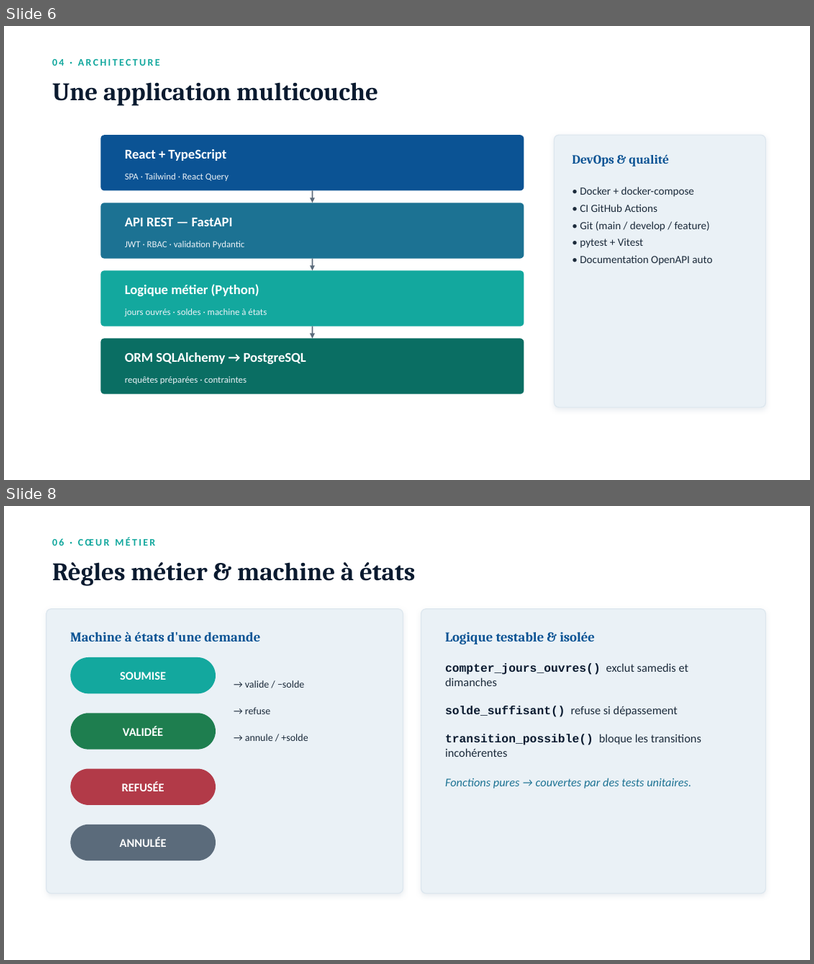
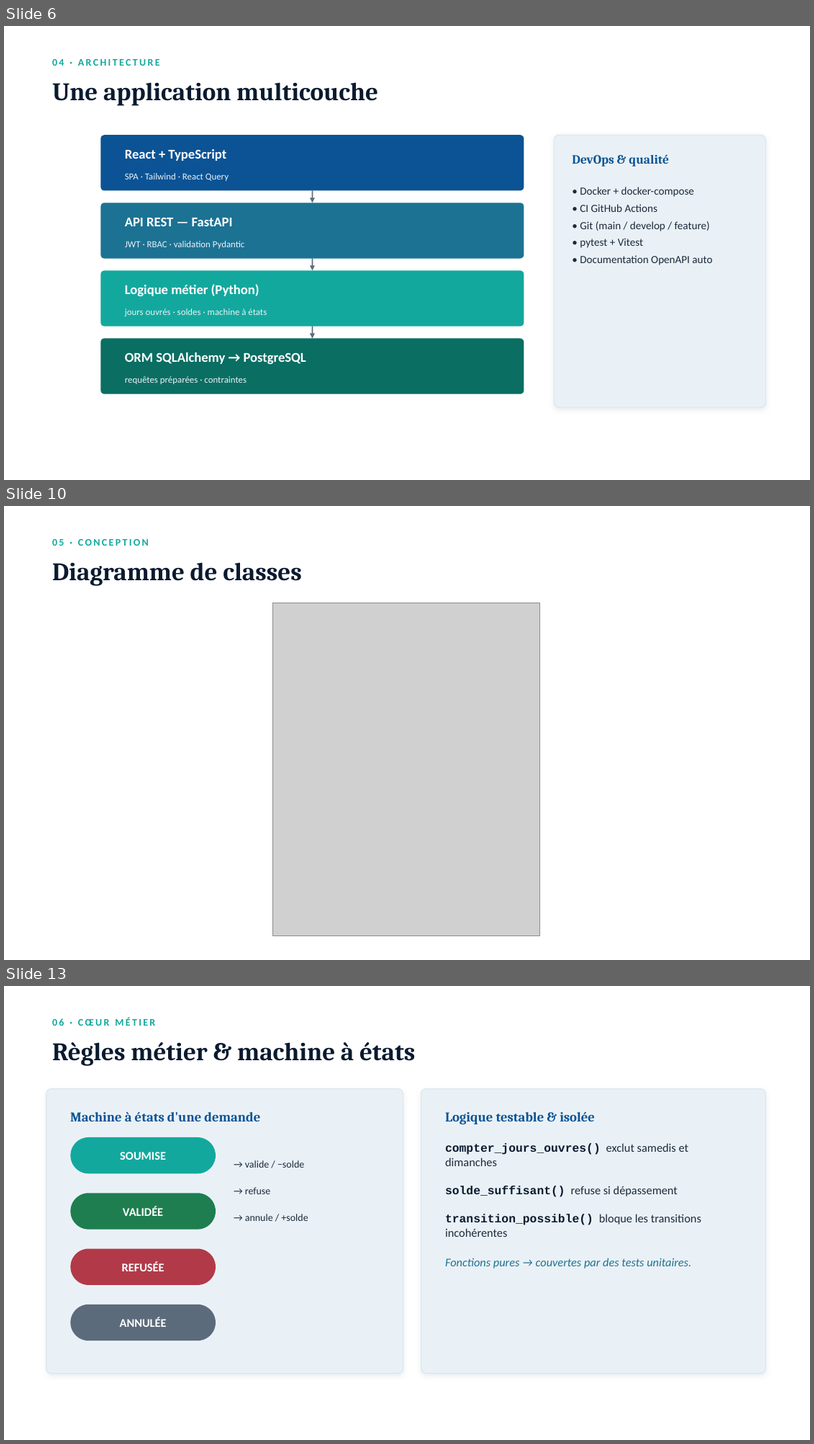
Before and after one commit to glo007/congesflow, a slide deck: livrables/Presentation_Soutenance_CongesFlow.pptx. Shown one above the other, each under a label of ours: slides 6 and 8 before the commit, slides 6, 10 and 13 after it; the slides between them are not shown. The pictures are 814x964 and 814x1444 pixels, drawn with LibreOffice and Linux fonts; fonts in the diff are those of the drawing; grey boxes stand for pictures. Boxes give left, top, right and bottom in pixels: in the first picture for what was removed or moved away, otherwise in the second. Text is boxed around its words. In the diff, an @@ line names an element or a change of style, - is before the commit and + after.

Commit message:
Enrichit les livrables : diagrammes rendus en PNG et dossiers détaillés
- Rendu des 10 diagrammes UML/Merise en PNG (docs/diagrammes/render.py
  via mermaid.ink et plantuml.com) dans docs/diagrammes/images/.
- Mémoire (Dossier Projet) fortement étoffé (~1060 paragraphes) :
  cas d'utilisation détaillés, dictionnaire de données, normalisation,
  endpoints API, mapping OWASP Top 10, gestion de projet agile,
  plan de tests, veille, glossaire, extraits de code et diagrammes intégrés.
- Dossier Professionnel enrichi (code + diagrammes par activité-type).
- PowerPoint : ajout de slides de diagrammes (19 slides).
- Nouveau document de présentation du projet pour l'encadrant.

```diff
--- a/livrables/Presentation_Soutenance_CongesFlow.pptx
+++ b/livrables/Presentation_Soutenance_CongesFlow.pptx
@@ slide 10 added at (4,506,810,960), background #FFFFFF @@
@@ text added at (52,539,149,546), 12 pt, text #13A89E, bold @@
+05 · CONCEPTION
@@ text added at (52,562,302,586), 30 pt, text #0A1A2F, bold @@
+Diagramme de classes
@@ picture added at (273,602,540,936) @@
@@ what was slide 8 is now slide 13 @@
```
Also in this commit, not shown: 1 slide changed, 4 other slides added, 20 other files.
